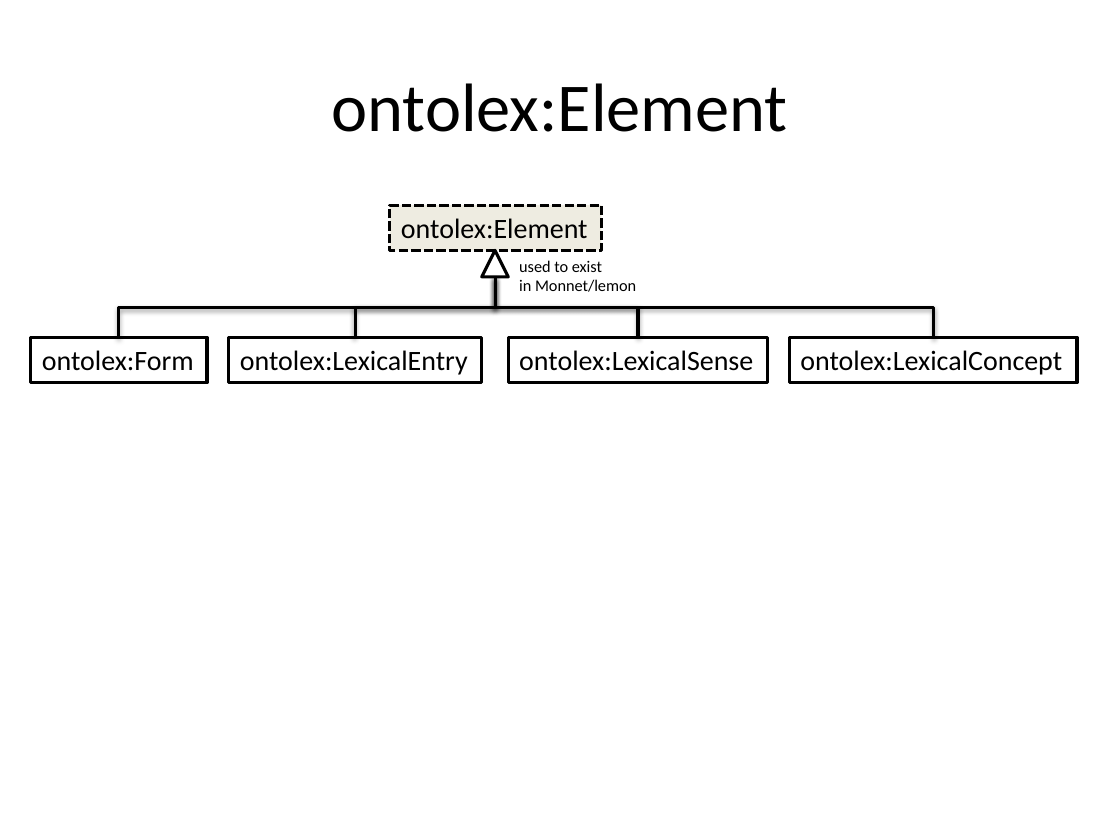
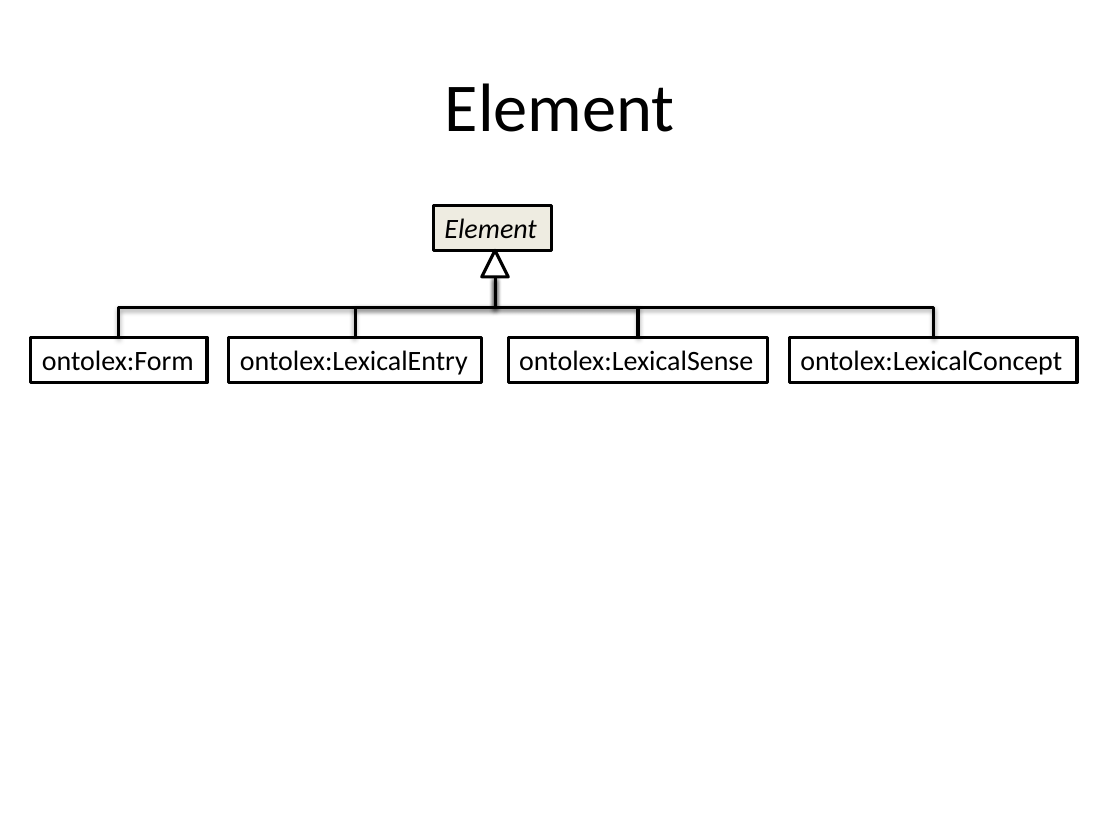
Before and after one commit to ontolex/frequency-attestation-corpus-information, a slide deck: slide 1 of img/source.pptx. Drawn at 1120x840 pixels with LibreOffice and Linux fonts; fonts in the diff are those of the drawing. Boxes give left, top, right and bottom in pixels: in the first picture for what was removed or moved away, otherwise in the second. Text is boxed around its words. In the diff, an @@ line names an element or a change of style, - is before the commit and + after.

Commit message:
minor

```diff
--- a/img/source.pptx
+++ b/img/source.pptx
@@ title at bbox=[445, 83, 675, 132]: text changed @@
-ontolex:Element
+Element
@@ rectangle "Element": place and size @@
-rectangle "Element" at bbox=[390, 205, 601, 250]
+rectangle "Element" at bbox=[433, 205, 551, 250]
@@ rectangle "Element" at bbox=[433, 205, 551, 250]: outline #000000 2 pt dashed to #000000 2 pt @@
@@ text in rectangle at bbox=[444, 218, 536, 239]: text changed; italic on @@
-ontolex:Element
+Element
@@ text removed at bbox=[519, 260, 636, 292] @@
-used to exist
-in Monnet/lemon
```
Also in this commit, not shown: 7 other slides changed.
